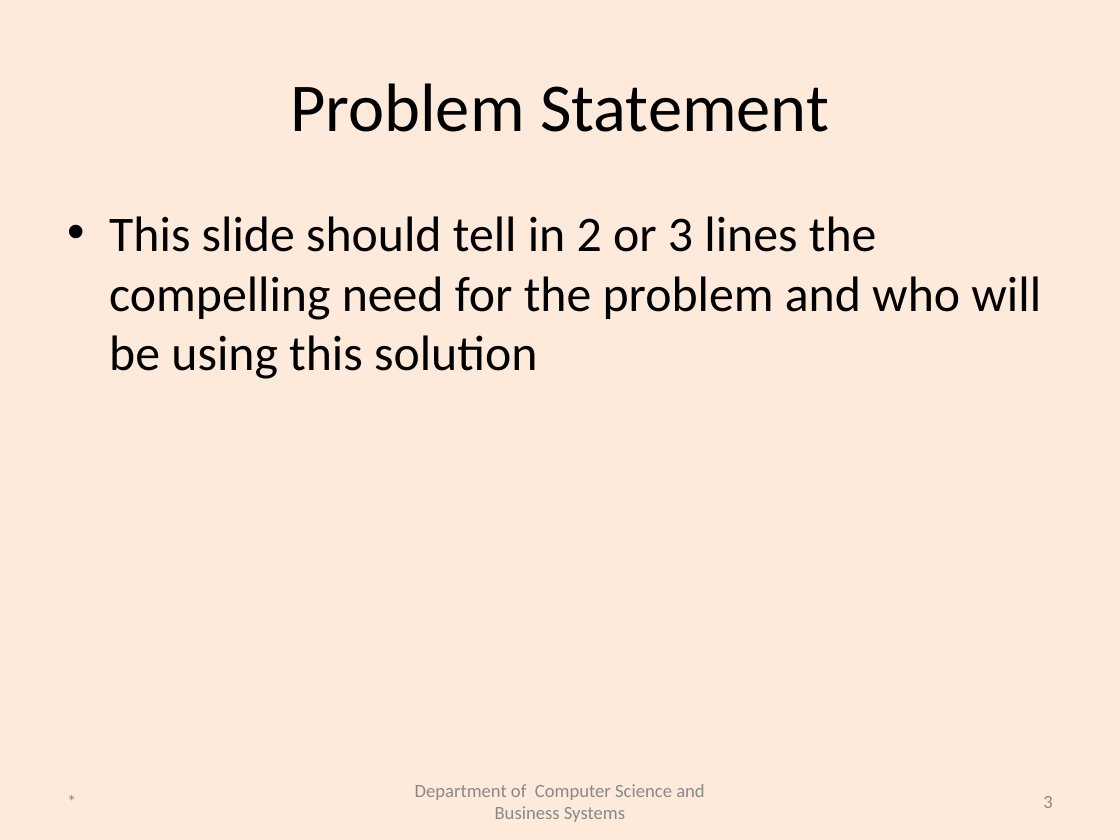
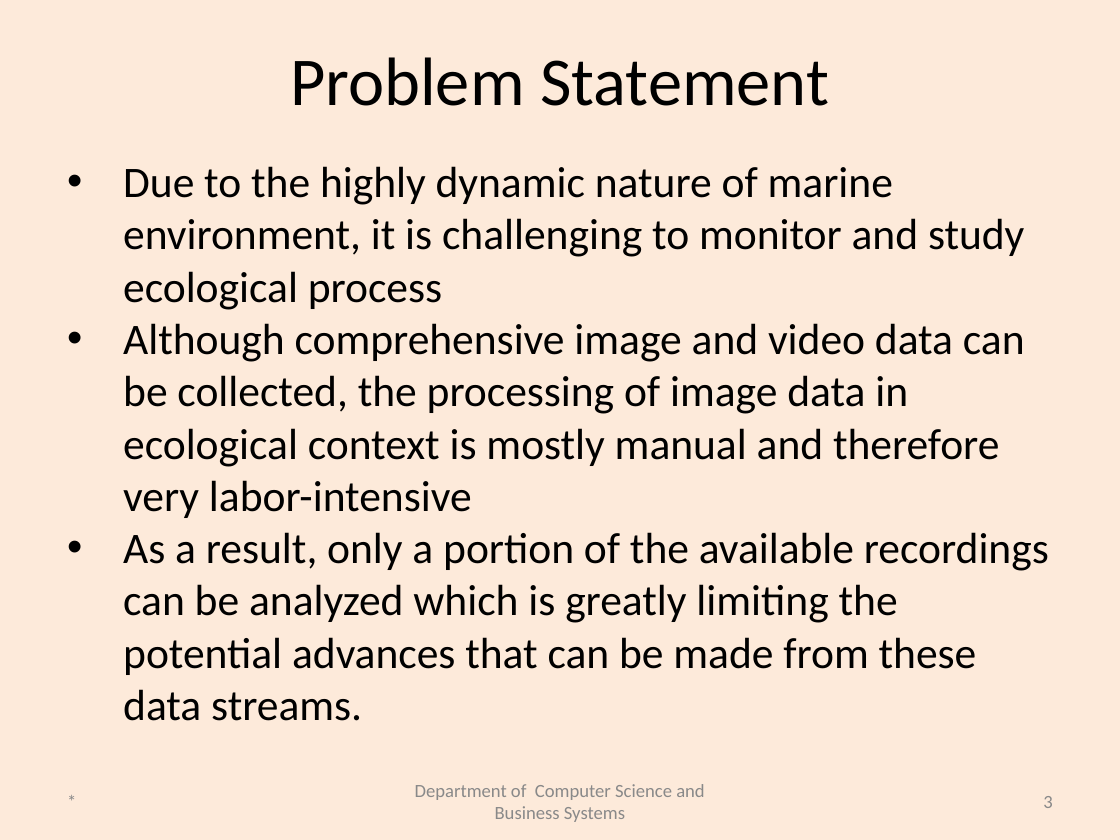
Before and after one commit to aathanush/MiniProject, a slide deck: slide 3 of Review_Template.pptx. Drawn at 1120x840 pixels with LibreOffice and Linux fonts; fonts in the diff are those of the drawing. Boxes give left, top, right and bottom in pixels: in the first picture for what was removed or moved away, otherwise in the second. Text is boxed around its words. In the diff, an @@ line names an element or a change of style, - is before the commit and + after.

```diff
--- a/Review_Template.pptx
+++ b/Review_Template.pptx
@@ title "Problem Statement": place and size @@
-title "Problem Statement" at [290, 83, 829, 132]
+title "Problem Statement" at [290, 57, 829, 106]
@@ text at [123, 166, 1049, 721]: text changed; size 32 to 28 pt @@
-• This slide should tell in 2 or 3 lines the compelling need for the problem and who will be using this solution
+• Due to the highly dynamic nature of marine environment, it is challenging to monitor and study ecological process
+• Although comprehensive image and video data can be collected, the processing of image data in ecological context is mostly manual and therefore very labor-intensive
+• As a result, only a portion of the available recordings can be analyzed which is greatly limiting the potential advances that can be made from these data streams.
```
Also in this commit, not shown: 7 other slides changed, 2 slides added, 5 other files.
